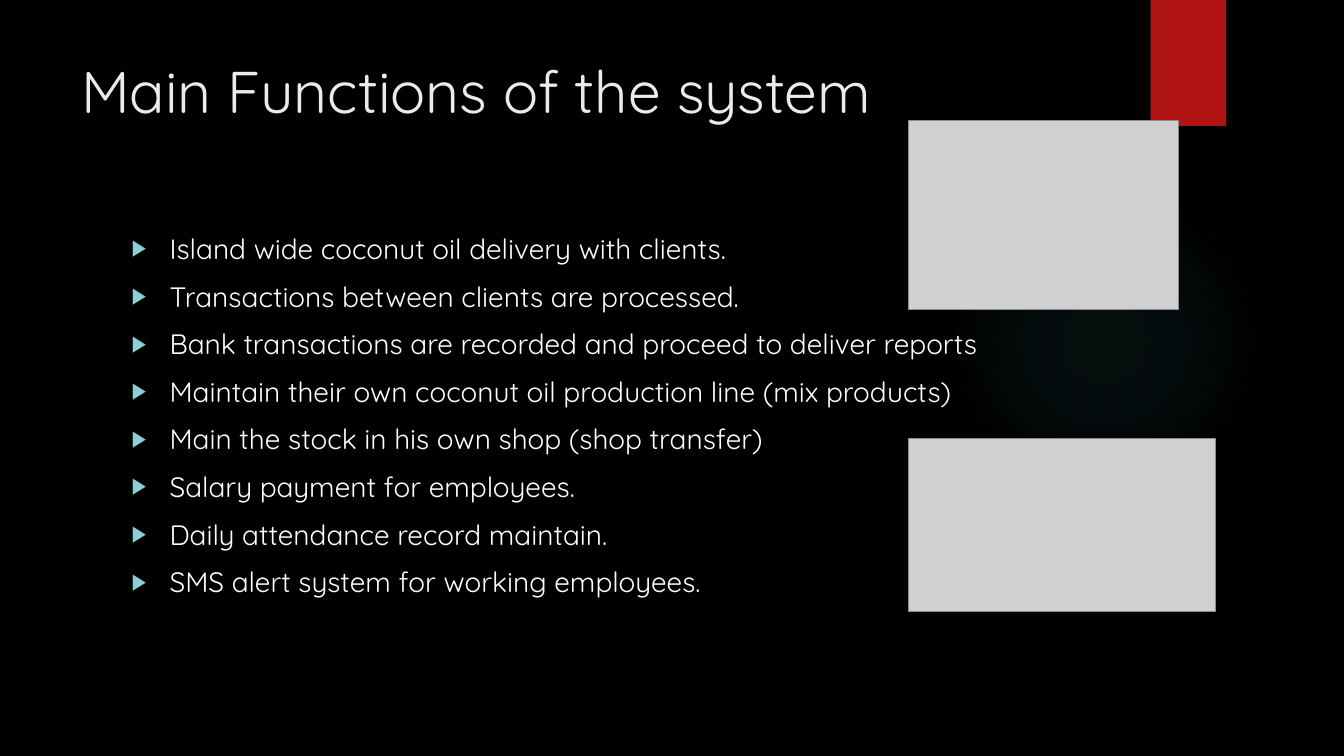
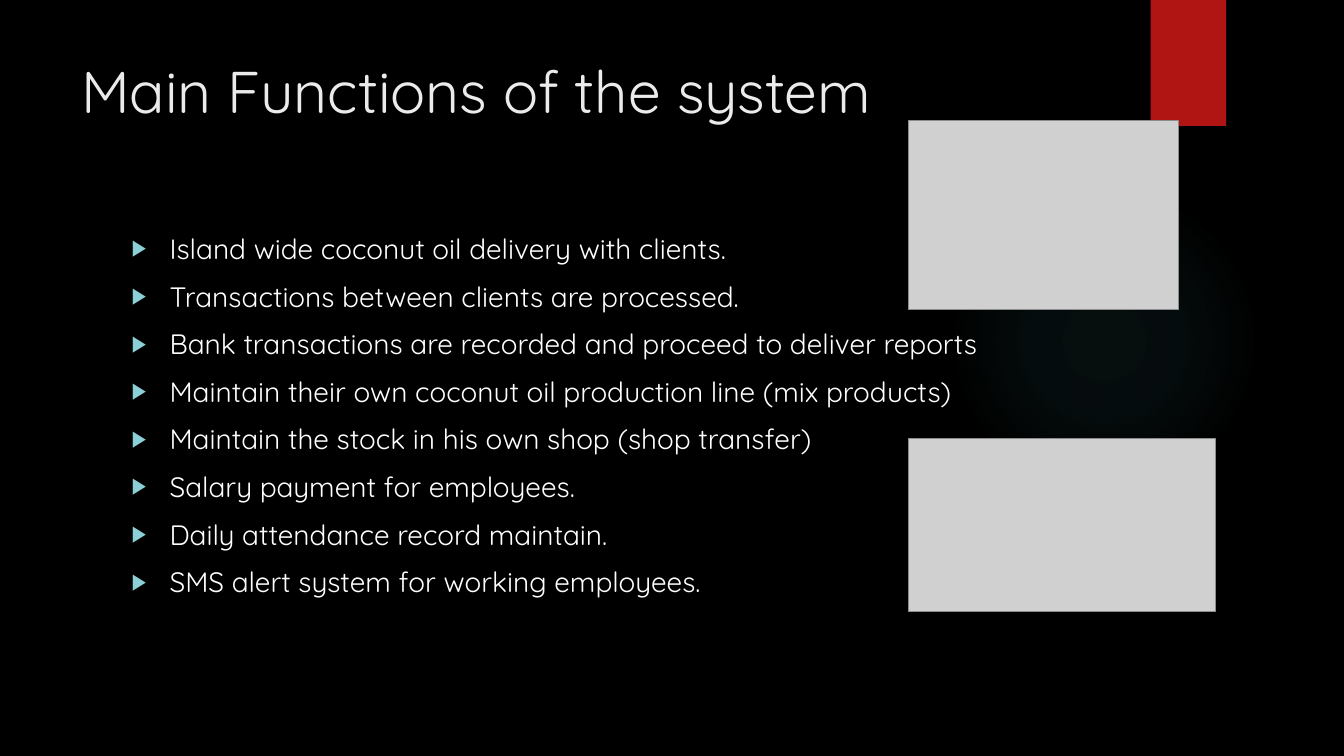
Before and after one commit to nashgimhana/OilSystemVIVA, a slide deck: slide 3 of doc files/ppt/Team XOcodes.pptx. Drawn at 1344x756 pixels with LibreOffice and Linux fonts; fonts in the diff are those of the drawing; grey boxes stand for pictures; background and template pictures are left out. Boxes give left, top, right and bottom in pixels: in the first picture for what was removed or moved away, otherwise in the second. Text is boxed around its words. In the diff, an @@ line names an element or a change of style, - is before the commit and + after.

```diff
--- a/doc files/ppt/Team XOcodes.pptx
+++ b/doc files/ppt/Team XOcodes.pptx
@@ text at [170,428,811,455]: text changed @@
-▶ Main the stock in his own shop (shop transfer)
+▶ Maintain the stock in his own shop (shop transfer)
```
Also in this commit, not shown: 1 other slide changed.
